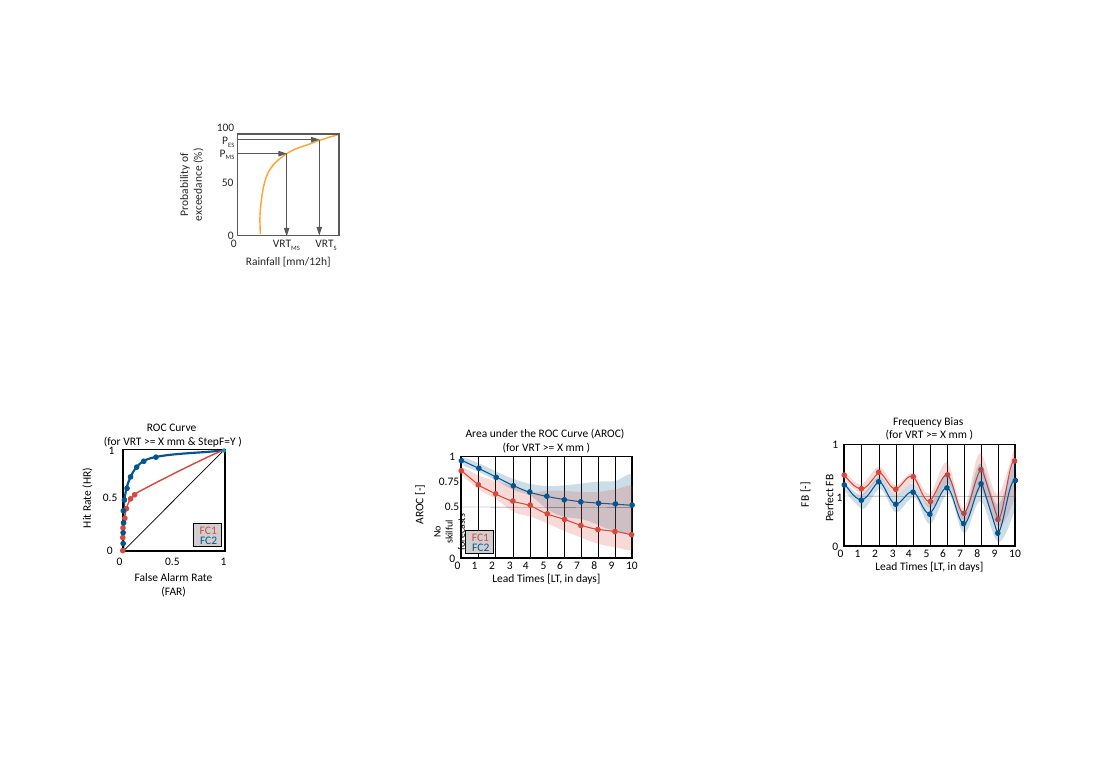
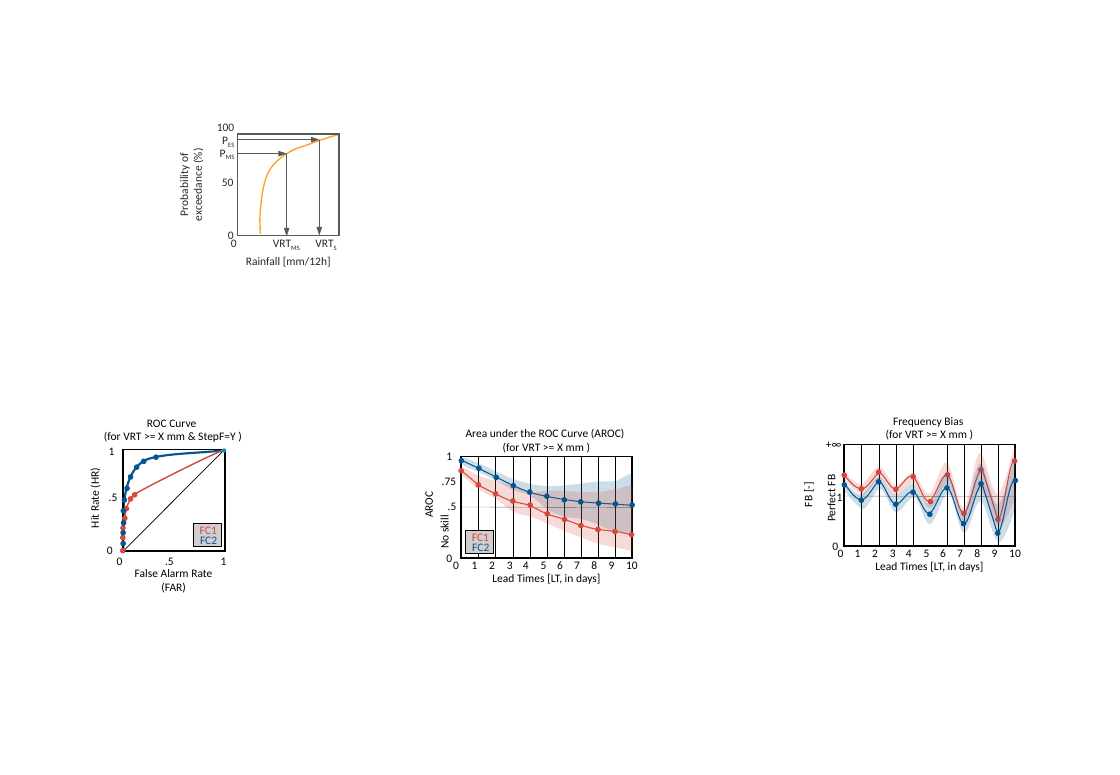
Before and after one commit to FatimaPillosu/Verif_GlobalRainFC_4FlashFloods_Ecuador, a slide deck: slide 2 of Manuscript/Figures/04_METHODS_Flow_Chart.pptx. Drawn at 1120x775 pixels with LibreOffice and Linux fonts; fonts in the diff are those of the drawing. Boxes give left, top, right and bottom in pixels: in the first picture for what was removed or moved away, otherwise in the second. Text is boxed around its words. In the diff, an @@ line names an element or a change of style, - is before the commit and + after.

```diff
--- a/Manuscript/Figures/04_METHODS_Flow_Chart.pptx
+++ b/Manuscript/Figures/04_METHODS_Flow_Chart.pptx
@@ text "ROC Curve": place and size @@
-text "ROC Curve" at bbox=[104, 423, 235, 448]
+text "ROC Curve" at bbox=[104, 419, 235, 442]
@@ text "Hit Rate (HR)": place and size @@
-text "Hit Rate (HR)" at bbox=[80, 470, 94, 528]
+text "Hit Rate (HR)" at bbox=[88, 470, 102, 528]
@@ text "FB [-]": place and size @@
-text "FB [-]" at bbox=[798, 497, 812, 507]
+text "FB [-]" at bbox=[802, 497, 816, 507]
@@ text at bbox=[832, 440, 838, 448]: text changed @@
-1
++∞
@@ line removed from (930, 546) to (930, 444) @@
@@ text at bbox=[442, 477, 457, 485]: text changed @@
-0.75
+.75
@@ text at bbox=[109, 493, 118, 501]: text changed @@
-0.5
+.5
@@ text at bbox=[422, 493, 436, 517]: text changed @@
-AROC [-]
+AROC
@@ text at bbox=[448, 502, 457, 510]: text changed @@
-0.5
+.5
@@ text at bbox=[438, 516, 452, 548]: text changed; size 7 to 8 pt @@
-No skilful forecasts
+No skill
@@ text "False Alarm Rate (FAR)": place and size @@
-text "False Alarm Rate (FAR)" at bbox=[135, 573, 212, 597]
+text "False Alarm Rate (FAR)" at bbox=[135, 569, 212, 593]
@@ text at bbox=[165, 557, 174, 565]: text changed @@
-0.5
+.5
```
Also in this commit, not shown: 3 other slides changed, 11 other files.
